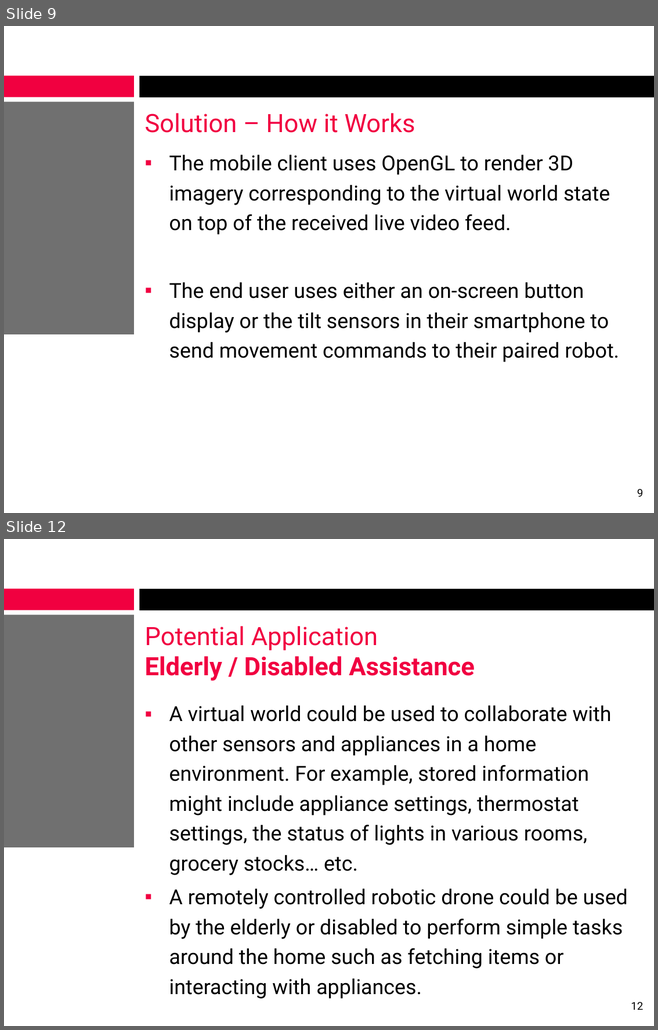
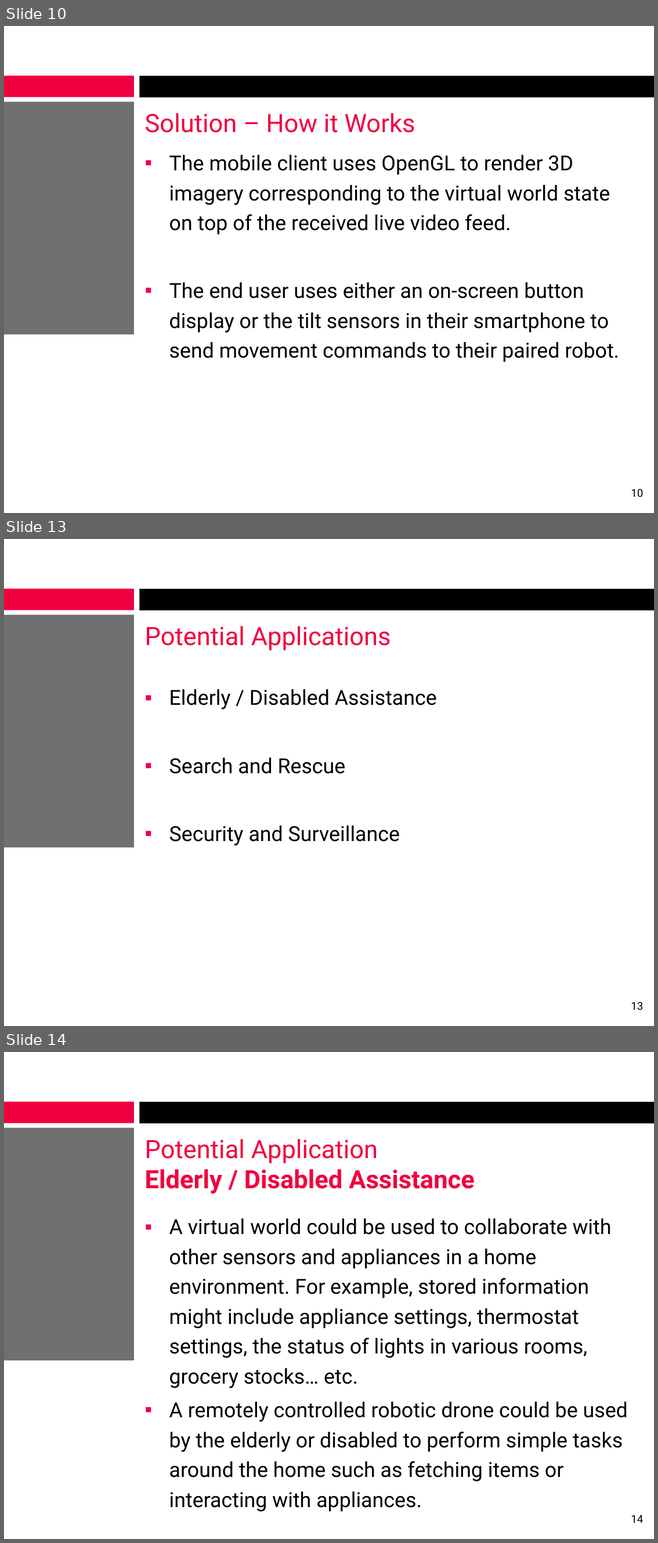
Before and after one commit to alexcraig/RoboWars, a slide deck: docs/presentation_slides/RoboWarsPresentation_AlexCraig.pptx. Shown one above the other, each under a label of ours: slides 9 and 12 before the commit, slides 10, 13 and 14 after it; the slides between them are not shown. The pictures are 658x1030 and 658x1543 pixels, drawn with LibreOffice and Linux fonts; fonts in the diff are those of the drawing; background and template pictures are left out. Boxes give left, top, right and bottom in pixels: in the first picture for what was removed or moved away, otherwise in the second. Text is boxed around its words. In the diff, an @@ line names an element or a change of style, - is before the commit and + after.

```diff
--- a/docs/presentation_slides/RoboWarsPresentation_AlexCraig.pptx
+++ b/docs/presentation_slides/RoboWarsPresentation_AlexCraig.pptx
@@ slide 13 added at (4, 539, 654, 1026), background #FFFFFF; not listed: 3 template elements that a slide beside it also shows @@
@@ title added at (145, 626, 391, 650), 28 pt, text #F10040 @@
+Potential Applications
@@ text added at (169, 689, 437, 846), 23 pt, text #000000 @@
+▪ Elderly / Disabled Assistance
+▪ Search and Rescue
+▪ Security and Surveillance
@@ page number added at (630, 1002, 643, 1010), 12 pt, text #000000 @@
+13
@@ what was slide 9 is now slide 10 @@
@@ page number at (630, 489, 643, 497): text changed @@
-9
+10
@@ what was slide 12 is now slide 14 @@
@@ page number at (630, 1515, 643, 1523): text changed @@
-12
+14
```
Also in this commit, not shown: 6 slides changed, 1 other slide added, 1 other file.
